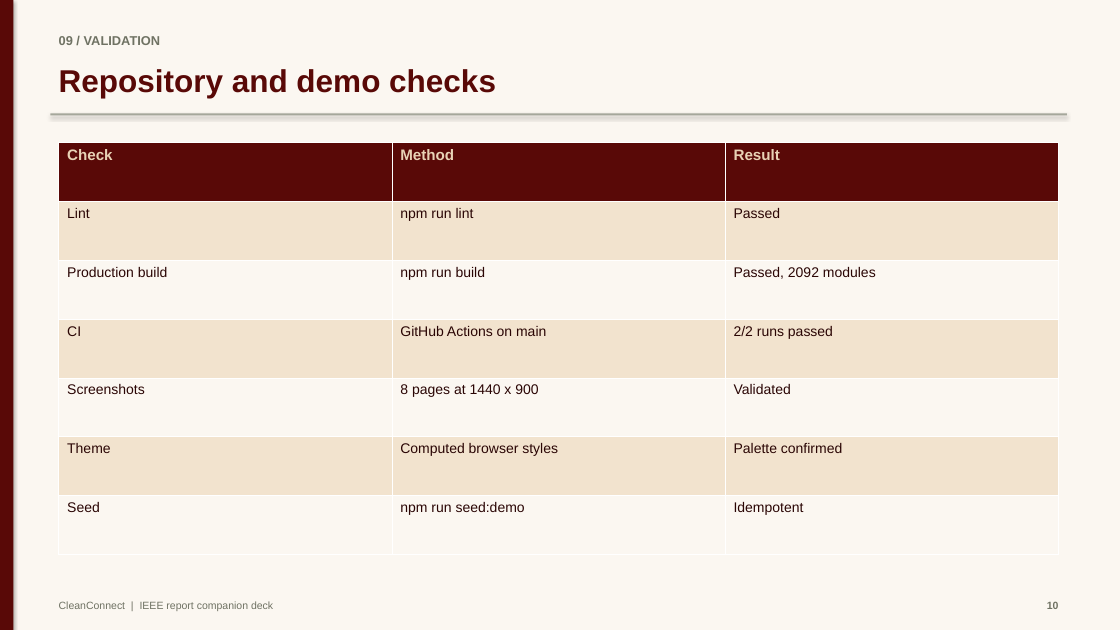
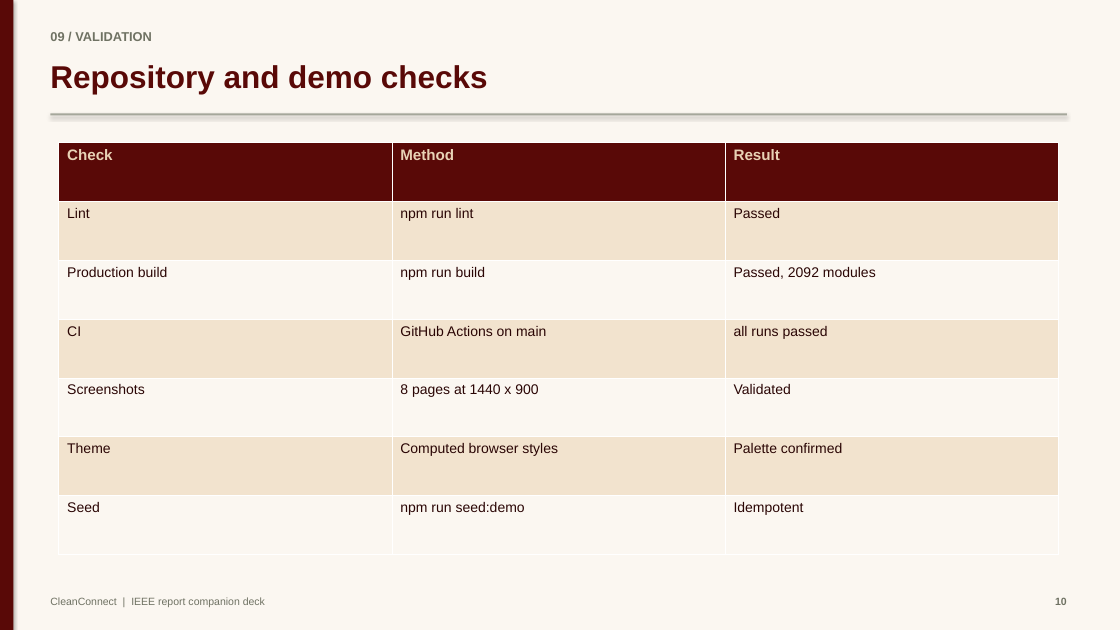
Before and after one commit to mayankjain1815-commits/CleanConnect, a slide deck: slide 10 of docs/presentation/CleanConnect_Presentation.pptx. Drawn at 1120x630 pixels with LibreOffice and Linux fonts; fonts in the diff are those of the drawing. Boxes give left, top, right and bottom in pixels: in the first picture for what was removed or moved away, otherwise in the second. Text is boxed around its words. In the diff, an @@ line names an element or a change of style, - is before the commit and + after.

```diff
--- a/docs/presentation/CleanConnect_Presentation.pptx
+++ b/docs/presentation/CleanConnect_Presentation.pptx
@@ table at [59, 143, 1060, 555] @@
-row 4, column 3: 2/2 runs passed
+row 4, column 3: all runs passed
@@ 4 texts: place and size @@
-4 texts at [59, 36, 1059, 611]
+4 texts at [50, 32, 1067, 607]
```
Also in this commit, not shown: 7 other files.
